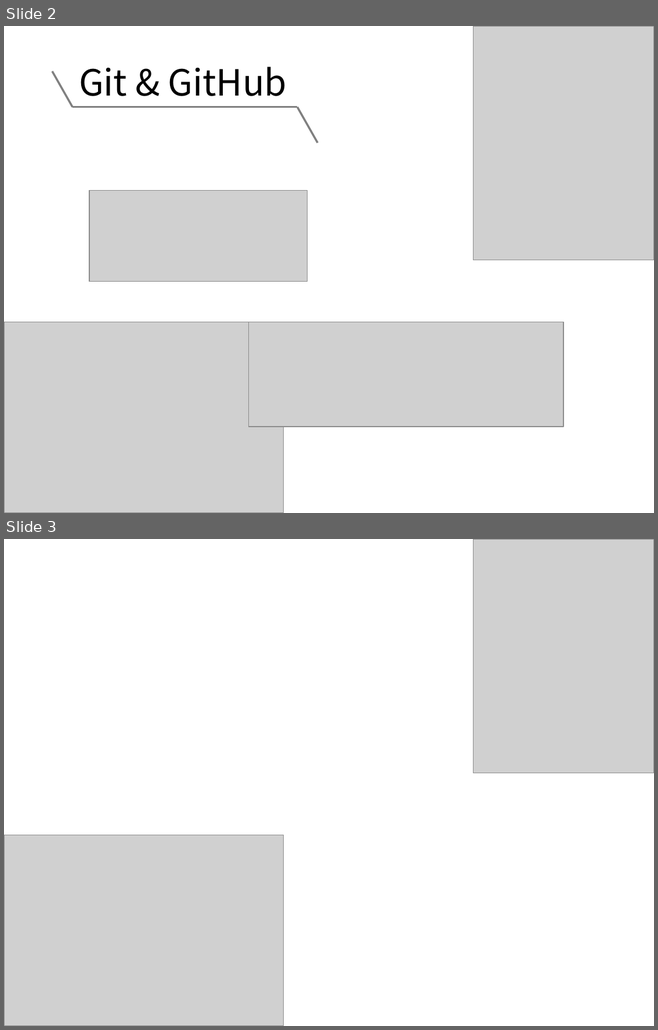
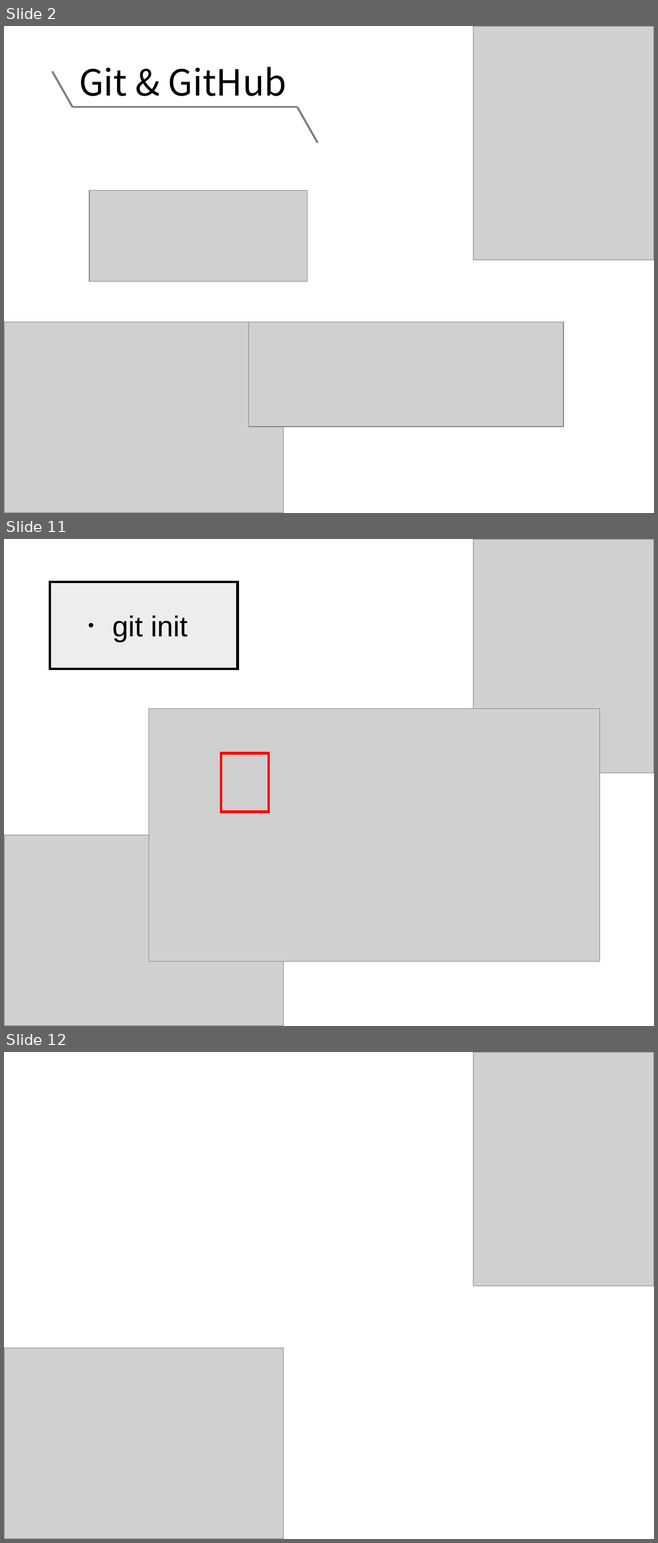
Before and after one commit to NCKU-BDA-2020/TA_Git_GitHub, a slide deck: TA_Class_III.pptx. Shown one above the other, each under a label of ours: slides 2 and 3 before the commit, slides 2, 11 and 12 after it; the slides between them are not shown. The pictures are 658x1030 and 658x1543 pixels, drawn with LibreOffice and Linux fonts; fonts in the diff are those of the drawing; grey boxes stand for pictures. Boxes give left, top, right and bottom in pixels: in the first picture for what was removed or moved away, otherwise in the second. Text is boxed around its words. In the diff, an @@ line names an element or a change of style, - is before the commit and + after.

```diff
--- a/TA_Class_III.pptx
+++ b/TA_Class_III.pptx
@@ slide 11 added at (4,539,654,1026), background #FFFFFF @@
@@ picture added at (473,539,654,773) @@
@@ rectangle added at (50,582,238,669), fill #EDEDED, outline #000000 3 pt @@
@@ text added at (112,616,188,642), 32 pt, text #000000 @@
+． git init
@@ picture added at (149,708,600,961) @@
@@ rectangle added at (221,754,268,812), outline #FF0000 3 pt @@
@@ picture added at (4,835,284,1026) @@
@@ what was slide 3 is now slide 12 @@
```
Also in this commit, not shown: 15 other slides added.
